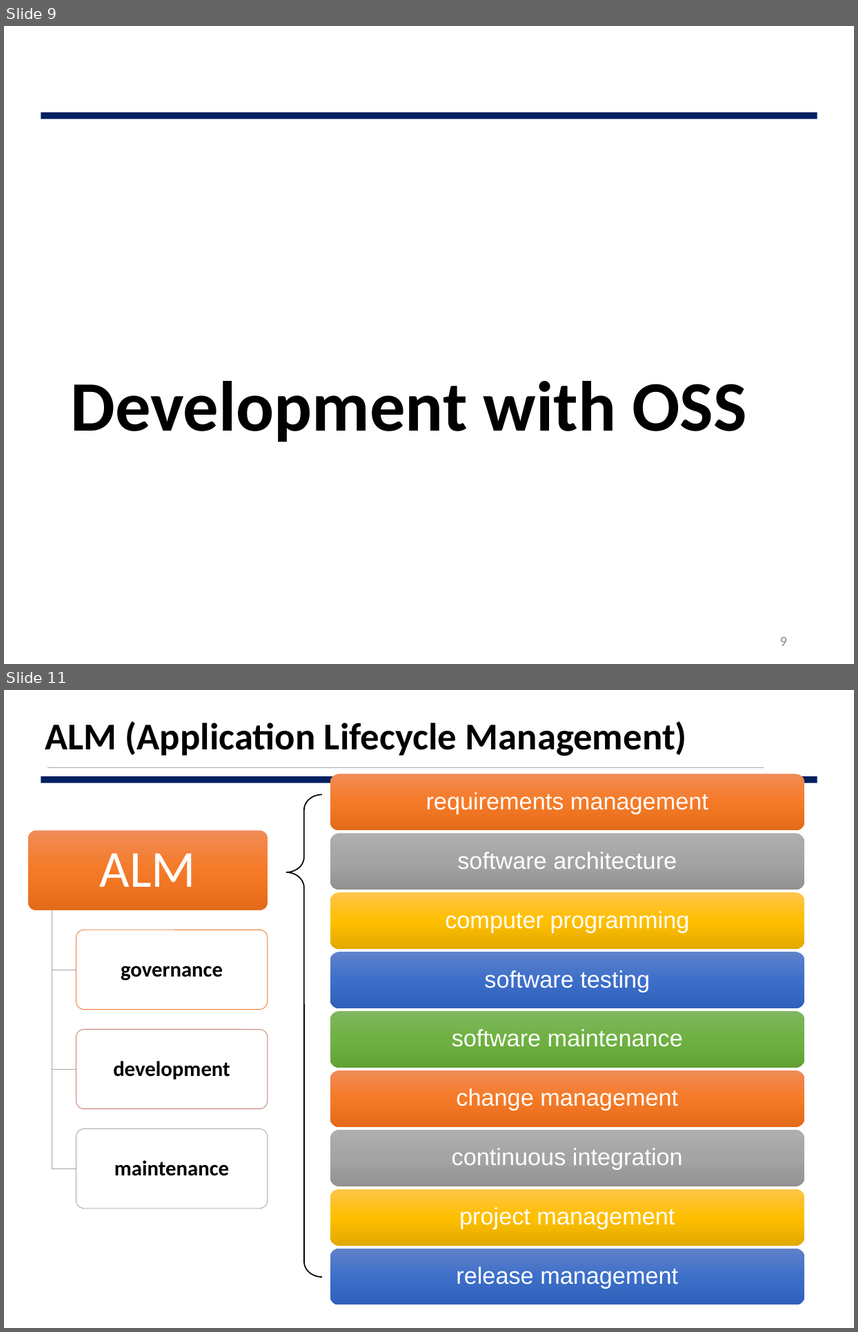
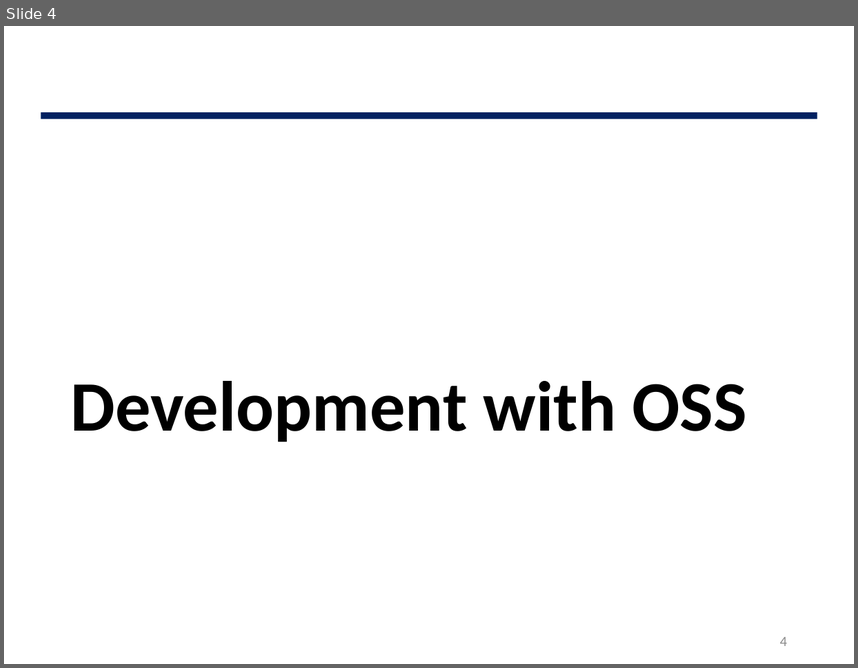
Before and after one commit to JBNU-JEduTools/osscourse, a slide deck: Slides/4. Using Open Source SW.pptx. Shown one above the other, each under a label of ours: slides 9 and 11 before the commit, slide 4 after it; the slides between them are not shown. The pictures are 858x1332 and 858x668 pixels, drawn with LibreOffice and Linux fonts; fonts in the diff are those of the drawing; background and template pictures are left out. Boxes give left, top, right and bottom in pixels: in the first picture for what was removed or moved away, otherwise in the second. Text is boxed around its words. In the diff, an @@ line names an element or a change of style, - is before the commit and + after.

```diff
--- a/Slides/4. Using Open Source SW.pptx
+++ b/Slides/4. Using Open Source SW.pptx
@@ slide 11 removed at (x1=4, y1=690, x2=854, y2=1328), background #FFFFFF; not listed: 1 template element that a slide beside it also shows @@
@@ title removed at (x1=45, y1=721, x2=687, y2=756) @@
-ALM (Application Lifecycle Management)
@@ line removed from (47, 768) to (764, 768) @@
@@ left brace removed at (x1=286, y1=795, x2=322, y2=1276) @@
@@ group removed at (x1=29, y1=830, x2=268, y2=1209): 4 rounded rectangles, 4 texts, 3 freeform shapes @@
-ALM
-governance
-development
-maintenance
@@ group removed at (x1=330, y1=774, x2=805, y2=1304): 9 rounded rectangles, 9 texts @@
-requirements management
-software architecture
-computer programming
-software testing
-software maintenance
-change management
-continuous integration
-project management
-release management
@@ what was slide 9 is now slide 4 @@
@@ page number at (x1=780, y1=637, x2=787, y2=646): text changed @@
-9
+4
```
Also in this commit, not shown: 6 slides changed, 15 slides added, 16 other slides removed, 9 other files.
